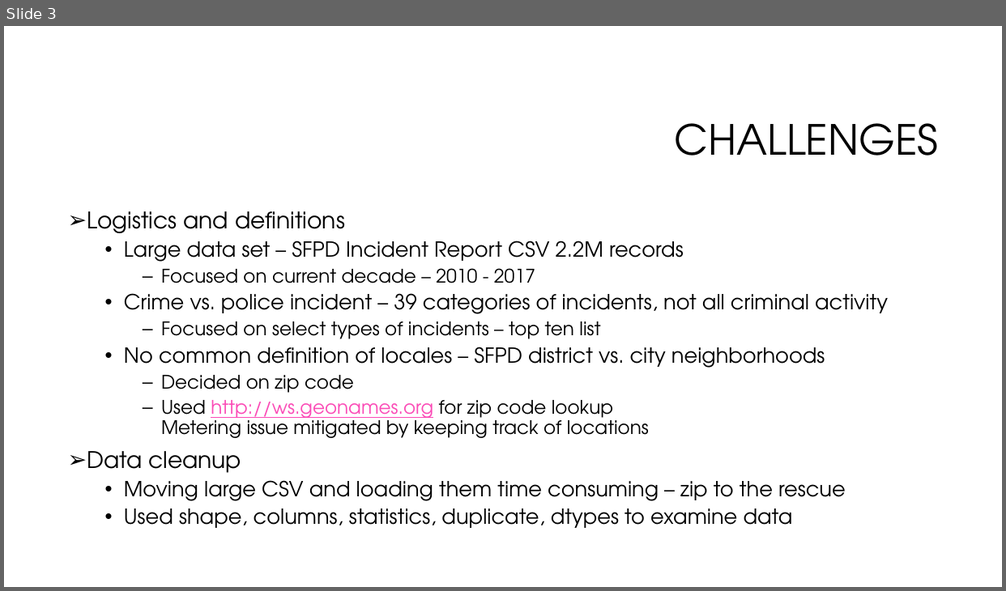
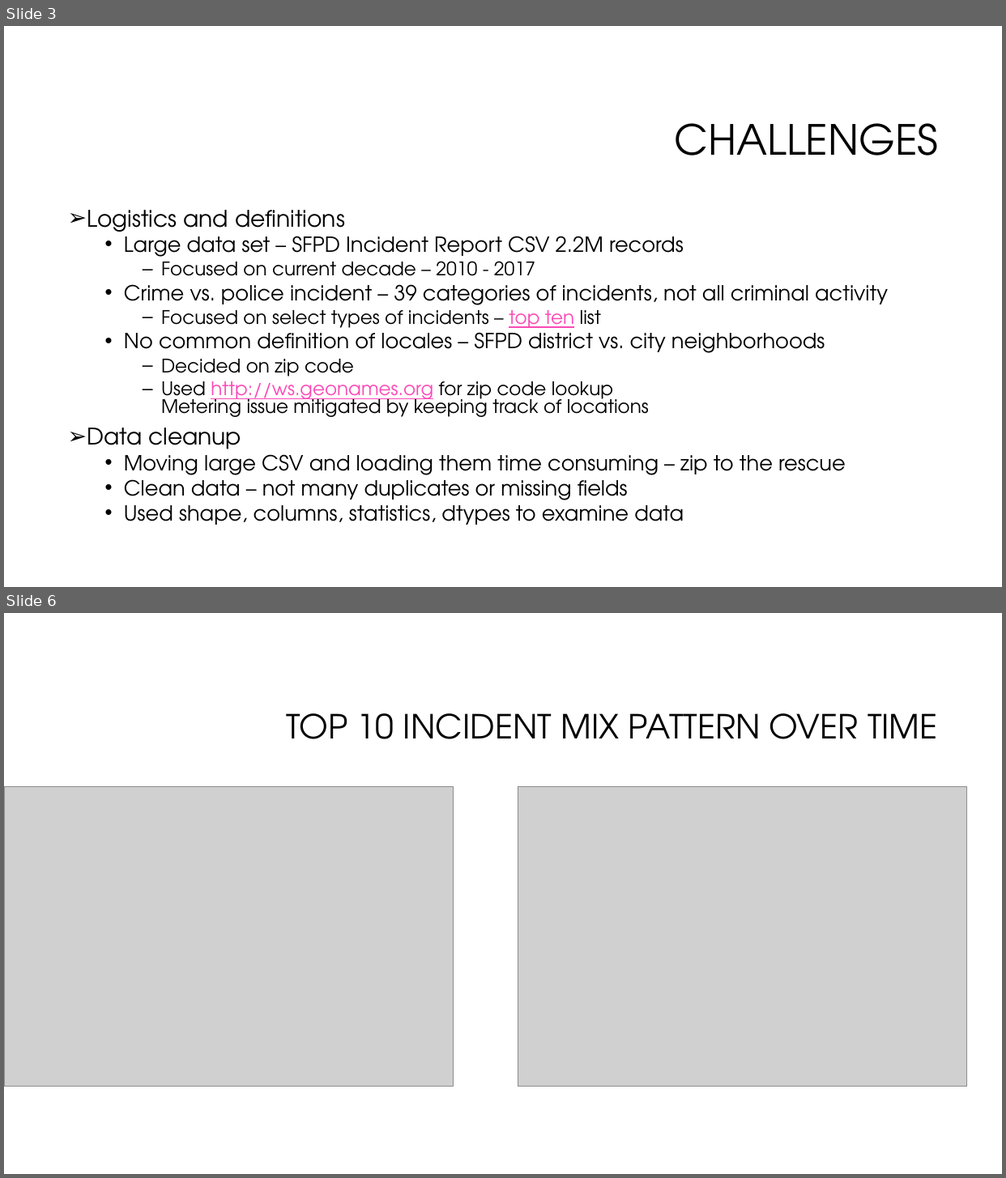
Before and after one commit to rayraysheng/san-francisco-police-incidents-2010-to-2017, a slide deck: Presentation.pptx. Shown one above the other, each under a label of ours: slide 3 before the commit, slides 3 and 6 after it; the slides between them are not shown. The pictures are 1006x591 and 1006x1178 pixels, drawn with LibreOffice and Linux fonts; fonts in the diff are those of the drawing; grey boxes stand for pictures; background and template pictures are left out. Boxes give left, top, right and bottom in pixels: in the first picture for what was removed or moved away, otherwise in the second. Text is boxed around its words. In the diff, an @@ line names an element or a change of style, - is before the commit and + after.

```diff
--- a/Presentation.pptx
+++ b/Presentation.pptx
@@ slide 6 added at <box>4,613,1002,1174</box>, background #FFFFFF @@
@@ title added at <box>287,713,938,739</box>, 32 pt, text #000000 @@
+TOP 10 INCIDENT MIX PATTERN OVER TIME
@@ picture added at <box>4,786,454,1086</box> @@
@@ picture added at <box>518,786,967,1086</box> @@
@@ slide 3 changed as well @@
@@ text at <box>87,210,888,480</box>: text colour #000000 to #FB4AB6, underline on in "top ten"; line spacing 0.9 to 0.8 @@
@@ text at <box>124,474,684,525</box>: text changed @@
-  • Used shape, columns, statistics, duplicate, dtypes to examine data
+  • Clean data – not many duplicates or missing fields
+  • Used shape, columns, statistics, dtypes to examine data
```
Also in this commit, not shown: 4 other slides changed, 12 other slides added, 2 slides removed.
